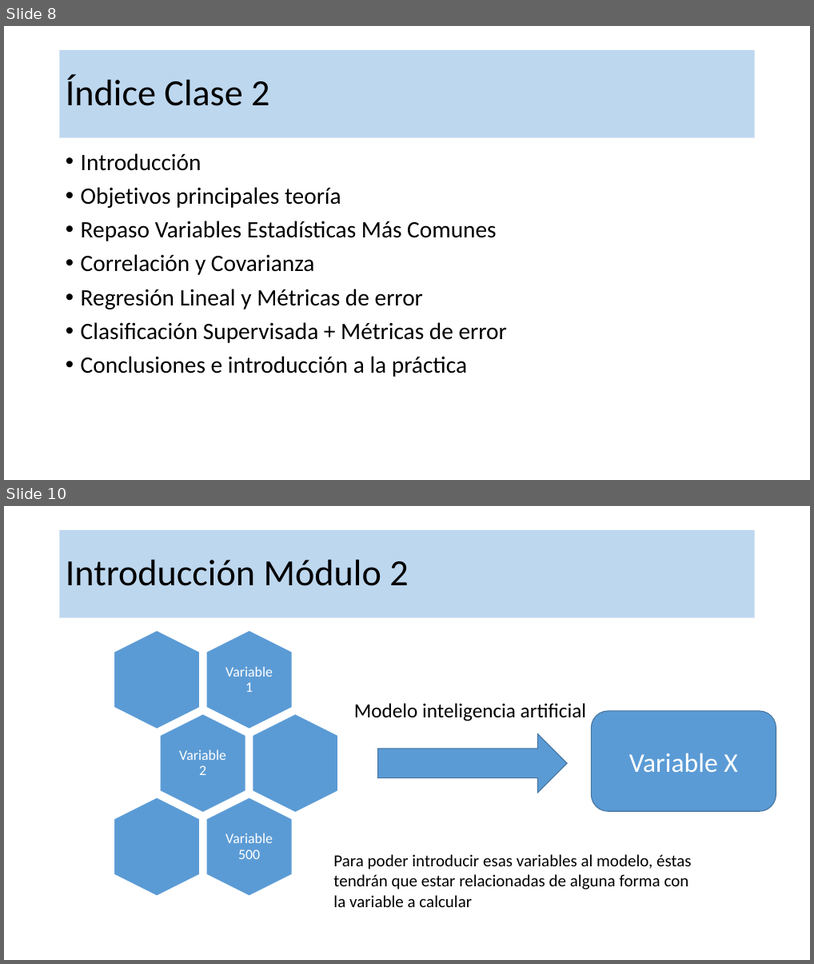
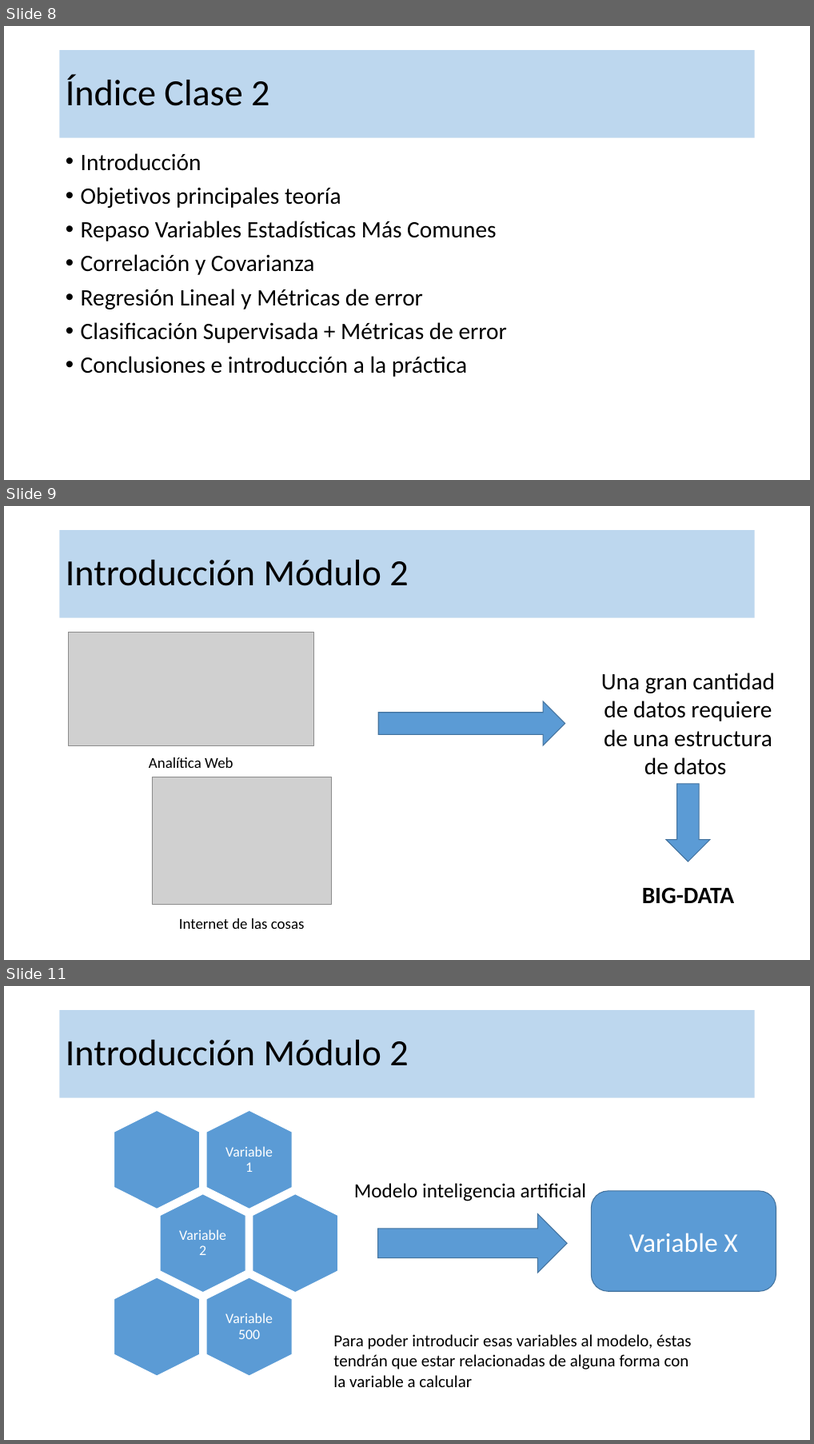
Before and after one commit to robgaray/EESIA_Analisis_Consumo_2021_Publico, a slide deck: 1_Presentaciones/Sesion_2_Teoria.pptx. Shown one above the other, each under a label of ours: slides 8 and 10 before the commit, slides 8, 9 and 11 after it; the slides between them are not shown. The pictures are 814x964 and 814x1444 pixels, drawn with LibreOffice and Linux fonts; fonts in the diff are those of the drawing; grey boxes stand for pictures; background and template pictures are left out. Boxes give left, top, right and bottom in pixels: in the first picture for what was removed or moved away, otherwise in the second. Text is boxed around its words. In the diff, an @@ line names an element or a change of style, - is before the commit and + after.

```diff
--- a/1_Presentaciones/Sesion_2_Teoria.pptx
+++ b/1_Presentaciones/Sesion_2_Teoria.pptx
@@ slide 9 added at (4,506,810,960), background #FFFFFF @@
@@ title added at (60,530,755,618), fill #BDD7EE, 44 pt, text #000000 @@
+Introducción Módulo 2
@@ picture added at (68,632,314,745) @@
@@ text added at (602,672,775,775), 28 pt, text #000000 @@
+Una gran cantidad de datos requiere de una estructura de datos
@@ right arrow added at (378,701,566,745), fill #5B9BD5, outline #43739E 1 pt @@
@@ text added at (149,757,233,768), 18 pt, text #000000 @@
+Analítica Web
@@ picture added at (152,777,332,904) @@
@@ right arrow added at (666,784,710,862), fill #5B9BD5, outline #43739E 1 pt @@
@@ text added at (642,887,734,904), 28 pt, text #000000, bold @@
+BIG-DATA
@@ text added at (179,918,305,928), 18 pt, text #000000 @@
+Internet de las cosas
@@ what was slide 10 is now slide 11 @@
```
Also in this commit, not shown: 1 slide changed, 8 other slides added, 1 other file.
